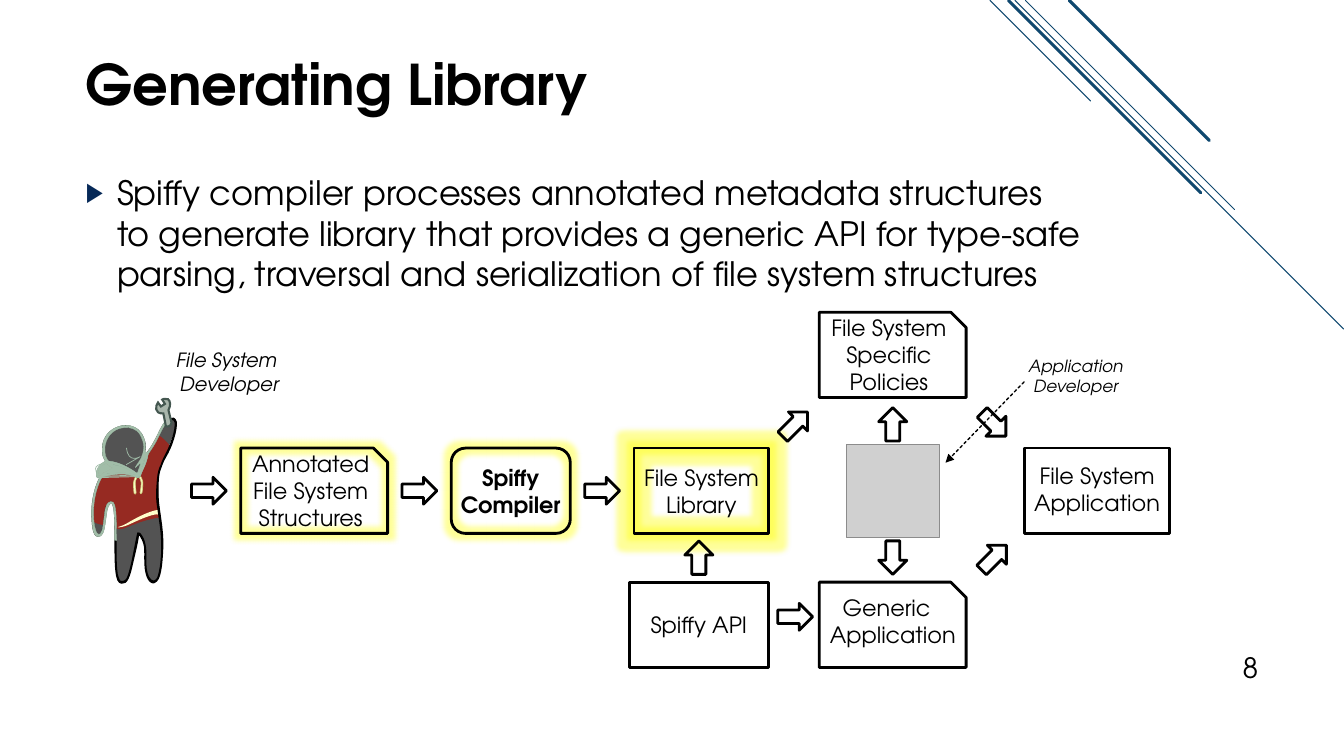
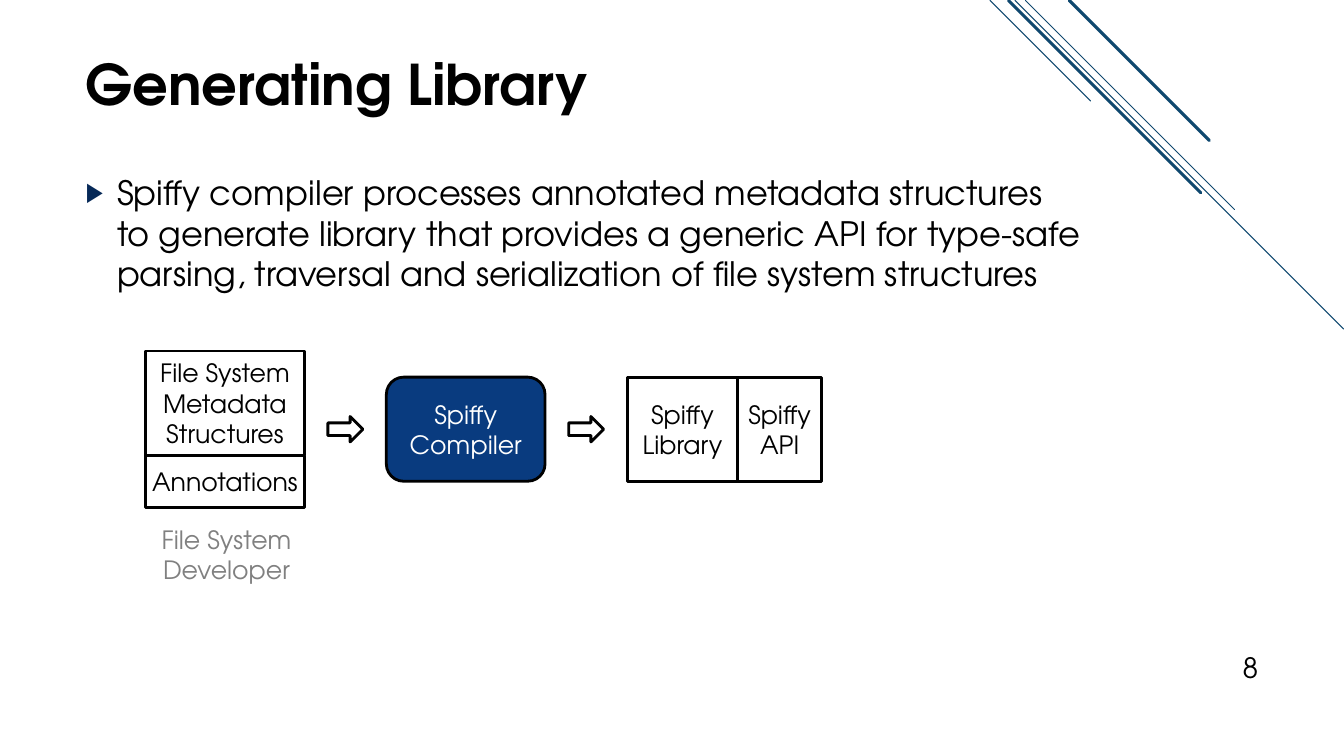
Before and after one commit to jacksun007/spiffy-paper, a slide deck: slide 8 of talk/spiffy_talk.pptx. Drawn at 1344x756 pixels with LibreOffice and Linux fonts; fonts in the diff are those of the drawing; grey boxes stand for pictures. Boxes give left, top, right and bottom in pixels: in the first picture for what was removed or moved away, otherwise in the second. Text is boxed around its words. In the diff, an @@ line names an element or a change of style, - is before the commit and + after.

Commit message:
completed revision to annotation slides. TODO application slide revamp

```diff
--- a/talk/spiffy_talk.pptx
+++ b/talk/spiffy_talk.pptx
@@ snip rect removed at (x1=820, y1=313, x2=967, y2=398) @@
-File System Specific Policies
@@ rectangle "File System Metadata Structures" resized from (x1=241, y1=449, x2=388, y2=534) to (x1=145, y1=351, x2=303, y2=455) @@
@@ rectangle "File System Metadata Structures" at (x1=145, y1=351, x2=303, y2=455): snip rect to rectangle @@
@@ text removed at (x1=1029, y1=359, x2=1124, y2=395) @@
-Application
-Developer
@@ text in rectangle at (x1=160, y1=363, x2=290, y2=455): text changed; size 16 to 18 pt @@
-Annotated File System Structures
+File System Metadata Structures
@@ rounded rectangle "Spiffy Compiler" resized from (x1=452, y1=449, x2=571, y2=534) to (x1=386, y1=377, x2=544, y2=481) @@
@@ rounded rectangle "Spiffy Compiler" at (x1=386, y1=377, x2=544, y2=481): size 16 to 18 pt, text colour #000000 to #FFFFFF, bold off; fill none to #093B7F @@
@@ rectangle "Spiffy Library" resized from (x1=634, y1=449, x2=769, y2=534) to (x1=627, y1=377, x2=738, y2=481) @@
@@ rectangle "Spiffy API" resized from (x1=629, y1=583, x2=768, y2=668) to (x1=738, y1=377, x2=822, y2=481) @@
@@ rectangle "Spiffy API" at (x1=738, y1=377, x2=822, y2=481): size 16 to 18 pt @@
@@ arrow removed from (1024, 382) to (946, 463) @@
@@ group removed at (x1=91, y1=398, x2=176, y2=584): 21 freeform shapes @@
@@ right arrow moved from (x1=402, y1=478, x2=438, y2=505) to (x1=328, y1=416, x2=363, y2=442) @@
@@ right arrow moved from (x1=585, y1=478, x2=620, y2=505) to (x1=569, y1=416, x2=604, y2=442) @@
@@ text in rectangle at (x1=643, y1=405, x2=723, y2=459): text changed; size 16 to 18 pt @@
-File System Library
+Spiffy Library
@@ right arrow removed at (x1=774, y1=403, x2=818, y2=447) @@
@@ right arrow removed at (x1=879, y1=408, x2=907, y2=441) @@
@@ right arrow removed at (x1=973, y1=403, x2=1016, y2=446) @@
@@ picture removed at (x1=847, y1=445, x2=940, y2=537) @@
@@ rectangle removed at (x1=1024, y1=449, x2=1170, y2=534) @@
-File System Application
@@ rectangle added at (x1=145, y1=456, x2=303, y2=508), outline #000000 2 pt, 18 pt, text #000000 @@
+Annotations
@@ right arrow removed at (x1=192, y1=478, x2=227, y2=505) @@
@@ text "File System Developer" at (x1=162, y1=530, x2=291, y2=584): vertical alignment top to middle @@
@@ text at (x1=162, y1=530, x2=291, y2=584): text changed; size 14 to 18 pt; text colour #000000 to #808080; italic off @@
-File System
-Developer
+File System Developer
@@ right arrow removed at (x1=973, y1=536, x2=1017, y2=580) @@
@@ right arrow removed at (x1=685, y1=541, x2=713, y2=574) @@
@@ right arrow removed at (x1=879, y1=541, x2=907, y2=574) @@
@@ snip rect removed at (x1=820, y1=583, x2=967, y2=668) @@
-Generic
-Application
@@ right arrow removed at (x1=778, y1=604, x2=814, y2=631) @@
```
Also in this commit, not shown: 16 other slides changed, 7 slides added, 3 slides removed.
